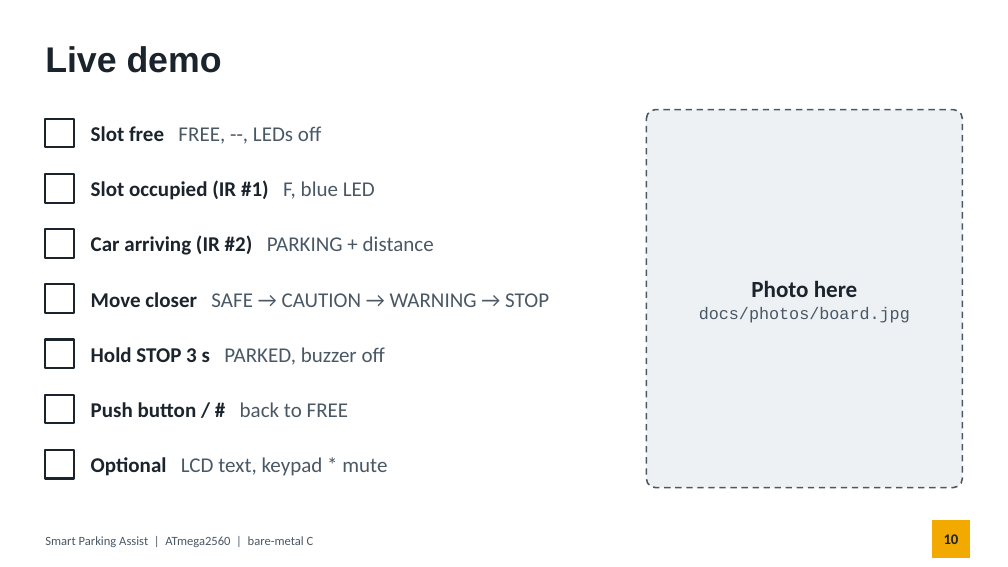
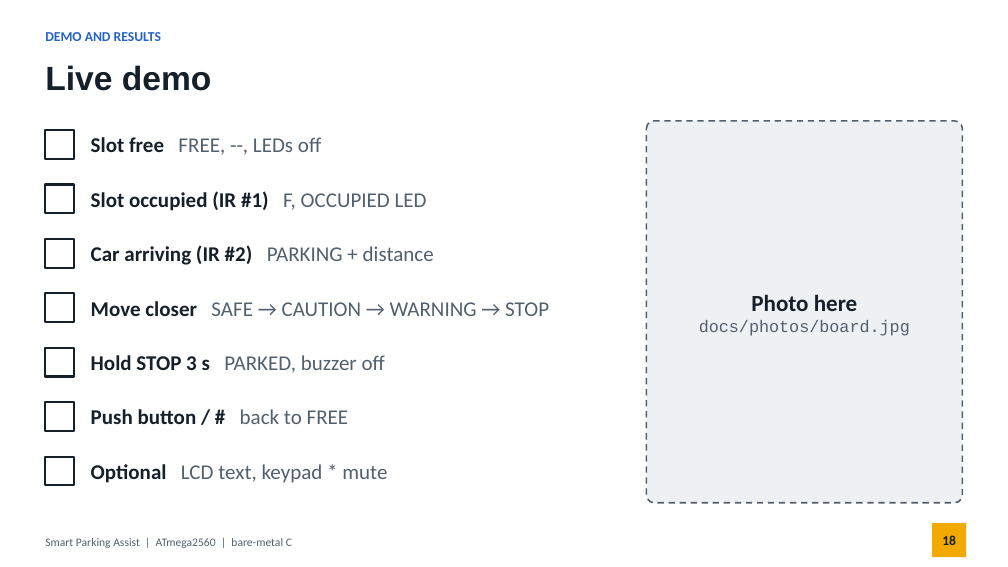
Before and after one commit to ponmudimr/atmega2560-baremetal-drivers, a slide deck: slide 18 of docs/Smart_Parking_Presentation.pptx (slide 10 before the commit). Drawn at 1008x567 pixels with LibreOffice and Linux fonts; fonts in the diff are those of the drawing. Boxes give left, top, right and bottom in pixels: in the first picture for what was removed or moved away, otherwise in the second. Text is boxed around its words. In the diff, an @@ line names an element or a change of style, - is before the commit and + after.

Commit message:
Add t_lcd_song test and update Smart Parking presentation

```diff
--- a/docs/Smart_Parking_Presentation.pptx
+++ b/docs/Smart_Parking_Presentation.pptx
@@ title "Live demo": place and size @@
-title "Live demo" at bbox=[45, 46, 222, 73]
+title "Live demo" at bbox=[45, 65, 212, 91]
@@ title "Live demo" at bbox=[45, 65, 212, 91]: size 34 to 32 pt, text colour #1B232C to #16202A @@
@@ text added at bbox=[45, 32, 161, 41], 13 pt, text #2563C9, bold @@
+DEMO AND RESULTS
@@ 5 rectangles, 4 texts: place and size @@
-5 rectangles, 4 texts at bbox=[45, 119, 549, 368]
+5 rectangles, 4 texts at bbox=[45, 130, 549, 377]
@@ outline #1B232C 2 pt to #16202A 2 pt in 7 elements at bbox=[45, 457, 74, 485], bbox=[45, 402, 74, 431], bbox=[45, 348, 74, 377], bbox=[45, 293, 74, 322], bbox=[45, 239, 74, 268], bbox=[45, 185, 74, 213], bbox=[45, 130, 74, 159] @@
@@ text "Slot free FREE, --, LEDs ..." at bbox=[91, 137, 321, 154]: text colour #1B232C to #16202A in "Slot free"; text colour #4A5866 to #52606D in "FREE, --, LEDs off" @@
@@ text "Photo here": place and size @@
-text "Photo here" at bbox=[699, 280, 910, 323]
+text "Photo here" at bbox=[699, 294, 910, 336]
@@ text "Photo here" at bbox=[699, 294, 910, 336]: text colour #1B232C to #16202A in "Photo here"; text colour #4A5866 to #52606D in "docs/photos/board.jpg" @@
@@ rounded rectangle: place and size @@
-rounded rectangle at bbox=[647, 110, 963, 488]
+rounded rectangle at bbox=[647, 121, 963, 503]
@@ rounded rectangle at bbox=[647, 121, 963, 503]: outline #4A5866 1.5 pt dashed to #52606D 1.5 pt dashed; proportions changed @@
@@ text at bbox=[91, 191, 427, 211]: text changed; text colour #1B232C to #16202A @@
-Slot occupied (IR #1) F, blue LED
+Slot occupied (IR #1) F, OCCUPIED LED
@@ text "Car arriving (IR #2) PARKING ..." at bbox=[91, 245, 434, 265]: text colour #1B232C to #16202A in "Car arriving (IR #2)"; text colour #4A5866 to #52606D in "PARKING + distance" @@
@@ text "Move closer SAFE → CAUTION ..." at bbox=[91, 301, 549, 316]: text colour #1B232C to #16202A in "Move closer"; text colour #4A5866 to #52606D in "SAFE → CAUTION → WARNING → STOP" @@
@@ text "Hold STOP 3 s PARKED, ..." at bbox=[91, 355, 385, 373]: text colour #1B232C to #16202A in "Hold STOP 3 s"; text colour #4A5866 to #52606D in "PARKED, buzzer off" @@
@@ 2 texts, 2 rectangles: place and size @@
-2 texts, 2 rectangles at bbox=[45, 395, 387, 479]
+2 texts, 2 rectangles at bbox=[45, 402, 387, 485]
@@ text "Push button / # back ..." at bbox=[91, 409, 349, 424]: text colour #1B232C to #16202A in "Push button / #"; text colour #4A5866 to #52606D in "back to FREE" @@
@@ text "Optional LCD text, keypad * ..." at bbox=[91, 464, 387, 483]: text colour #1B232C to #16202A in "Optional"; text colour #4A5866 to #52606D in "LCD text, keypad * mute" @@
@@ text "Smart Parking Assist | ATmega2560 ..." at bbox=[45, 538, 292, 548]: size 12 to 11 pt, text colour #4A5866 to #52606D @@
@@ rectangle: place and size @@
-rectangle at bbox=[932, 520, 970, 558]
+rectangle at bbox=[932, 523, 966, 557]
@@ page number added at bbox=[942, 535, 956, 545], 13 pt, text #16202A, bold @@
+18
@@ page number removed at bbox=[944, 534, 959, 544] @@
-10
```
Also in this commit, not shown: 8 other slides changed, 11 slides added, 3 slides removed, 2 other files.
